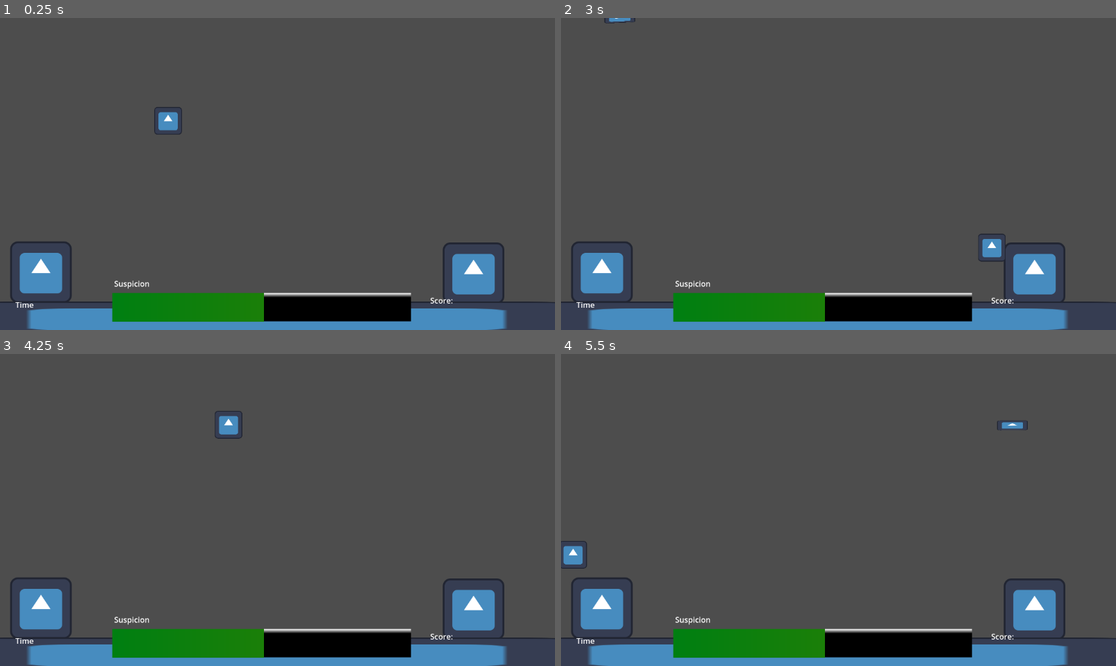
Above: before the commit, frames 1-4 (two rows, left to right).
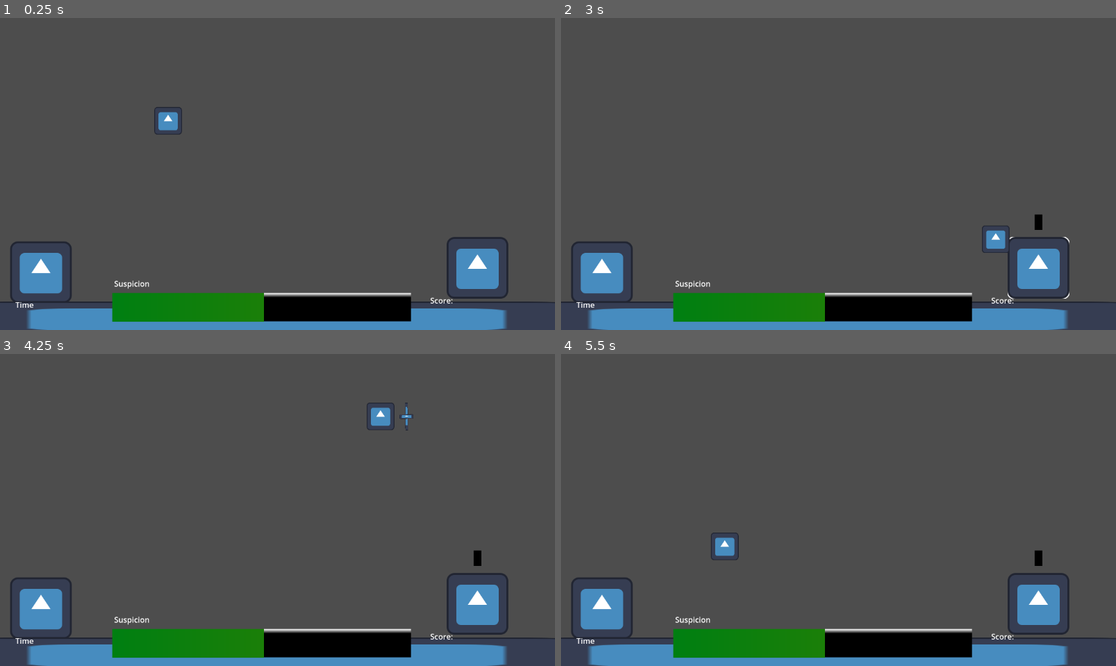
Above: after the commit, the same moments.

Repository: Jose-YP/Melon2023
Game: Godot game, scene res://Scenes/Main.tscn
Two runs of this game, one before a commit and one after it. Both use one fixed random seed, a clock stepped at 60 frames per second and the inputs below. The engine's default icon, where the game draws it, is replaced by a stand-in: a white triangle on a blue panel in a dark square.
Inputs (mouse positions are in pixels of both pictures, inside the frame that each line leads up to):
- Up to frame 1 (0.25 s): no input
- Up to frame 2 (3 s): tap Enter at 0.5 s; move the mouse to (960, 158) at 0.52 s; press the mouse at (960, 158) at 0.53 s; hold D (Right) 0.53-1.28 s; move the mouse to (727, 189) at 1.27 s; release the mouse at (727, 189) at 1.28 s; hold S (Down) 1.28-2.03 s; click (727, 189) at 1.35 s; move the mouse to (894, 105) at 2.02 s; press the mouse at (894, 105) at 2.03 s; hold D (Right) 2.03-2.78 s; move the mouse to (810, 236) at 2.77 s; release the mouse at (810, 236) at 2.78 s; hold W (Up) from 2.78 s (still down); click (810, 236) at 2.85 s
- Up to frame 3 (4.25 s): move the mouse to (444, 556) at 3.52 s; release W (Up) at 3.53 s; press the mouse at (444, 556) at 3.53 s; hold A (Left) from 3.53 s (still down)
- Up to frame 4 (5.5 s): move the mouse to (672, 463) at 4.27 s; release the mouse at (672, 463) at 4.28 s; click (672, 463) at 4.35 s; move the mouse to (866, 510) at 5.02 s; release A (Left) at 5.03 s; press the mouse at (866, 510) at 5.03 s; hold S (Down) from 5.03 s (still down)

The runs differ from the first frame. In frame 1, 1.0% of the frame differs, in the area x 79-92%, y 70-91%; in frame 2, 1.4%; in frame 3, 1.6%; in frame 4, 1.7%, in the area x 0-92%, y 21-91%.
Error before the commit: Invalid access to property or key 'sprite' on a base object of type 'Node'. (res://Code/Player.gd:127)

Commit message:
Melee functions
Now I need to start with the characters, lovers, UI and main game

Diff:
--- a/Code/Main.gd
+++ b/Code/Main.gd
@@ -43,9 +43,8 @@
 		player.position = target.whisperArea.global_position
 		target.gettingWhispered = true
 
-func _on_test_lover_convinced(_target):
+func _on_test_lover_convinced():
 	player.whispering = false
-
 
 func _on_hover_area_area_entered(_area):
 	player.currentLocation = player.location.HOVER
--- a/Code/Player.gd
+++ b/Code/Player.gd
@@ -112,6 +112,7 @@
 #----------------------------------------------
 func meleeMove():
 	if Input.is_action_just_pressed("Action"):
+		print("AA")
 		whisper.emit(meleeFocus)
 		whispering = true
 
@@ -123,12 +124,12 @@
 
 func _on_melee_range_area_entered(area): #Make sure sprite has enough empty space to have an outline
 	meleeRange = true
-	meleeFocus = area.get_parent()
+	meleeFocus = area.get_parent().get_parent()
 	meleeFocus.sprite.use_parent_material = false
 
 func _on_melee_range_area_exited(area):
 	meleeRange = false
-	meleeFocus = area.get_parent()
+	meleeFocus = area.get_parent().get_parent()
 	meleeFocus.sprite.use_parent_material = true
 
 func _on_invis_timer_timeout():
--- a/Code/arrow.gd
+++ b/Code/arrow.gd
@@ -20,16 +20,13 @@
 #HELPER FUNCTIONS
 #----------------------------------------------
 func stick():
-	print("Stick!")
 	stickPos = position
 	linear_velocity = Vector2.ZERO
-	freeze = true
-	lock_rotation = true
 	sticking = true
 
 #----------------------------------------------
 #SIGNALS
-#----------------------------------------------
+#----------------------------------------------w
 func _on_timer_timeout(): #Despawn
 	queue_free()
 
--- a/Code/lover.gd
+++ b/Code/lover.gd
@@ -1,13 +1,13 @@
 extends "res://Code/character.gd"
+
+@export var whisperMax: int = 8
 
 @onready var whisperArea: Marker2D = $MeleeNodes/MeleeArea
 @onready var whisperGauge: TextureProgressBar = $WhisperNodes/WhisperGauge
 @onready var whisperRateTime: Timer = $WhisperNodes/WhisperRate
 @onready var whisperCooldown: Timer = $WhisperNodes/WhisperCooldown
 
-@export var whisperMax: int = 8
-
-signal convinced(target)
+signal convinced()
 
 var canWhisper: bool = true
 var gettingWhispered: bool = false
@@ -34,7 +34,7 @@
 			whisperRateTime.start()
 
 	if whisperGauge.value == whisperMax:
-		convinced.emit(self)
+		convinced.emit()
 		whisperGauge.hide()
 		canWhisper = false
 		gettingWhispered = false
--- a/Scenes/Main.tscn
+++ b/Scenes/Main.tscn
@@ -19,9 +19,8 @@
 
 [node name="Lovers" type="Node2D" parent="."]
 
-[node name="TestLover" parent="Lovers" instance=ExtResource("3_sb2b3")]
-position = Vector2(984, 529)
-collision_layer = 1
+[node name="StaticBody2D" parent="Lovers" instance=ExtResource("3_sb2b3")]
+position = Vector2(992, 518)
 
 [node name="Characters" type="Node2D" parent="."]
 position = Vector2(348, 214)
@@ -46,6 +45,8 @@
 
 [node name="Boundaries" type="Node2D" parent="."]
 position = Vector2(348, 214)
+metadata/_edit_group_ = true
+metadata/_edit_lock_ = true
 
 [node name="BackgroundObject" parent="Boundaries" instance=ExtResource("5_ck750")]
 position = Vector2(206, 411)
@@ -62,6 +63,8 @@
 scale = Vector2(1, 1.5)
 
 [node name="Locations" type="Node2D" parent="."]
+metadata/_edit_group_ = true
+metadata/_edit_lock_ = true
 
 [node name="HoverArea" type="Area2D" parent="Locations"]
 collision_layer = 2
@@ -85,3 +88,5 @@
 [connection signal="whisper" from="Player" to="." method="_on_player_whisper"]
 [connection signal="area_entered" from="Locations/HoverArea" to="." method="_on_hover_area_area_entered"]
 [connection signal="area_entered" from="Locations/HighArea" to="." method="_on_high_area_area_entered"]
+
+[editable path="Lovers/StaticBody2D"]
--- a/Scenes/lover.tscn
+++ b/Scenes/lover.tscn
@@ -34,17 +34,18 @@
 fill_to = Vector2(0.5, 0)
 metadata/_snap_enabled = true
 
-[node name="StaticBody2D" groups=["Lover"] instance=ExtResource("1_3vq3f")]
+[node name="Lover" groups=["Lover"] instance=ExtResource("1_3vq3f")]
 collision_layer = 13
 collision_mask = 9
 script = ExtResource("2_noq38")
 whisperMax = 8
+metadata/_edit_group_ = true
 
 [node name="Icon" parent="." index="1"]
 material = SubResource("ShaderMaterial_ya48p")
 use_parent_material = true
 
-[node name="MeleeNodes" type="Node" parent="." index="4"]
+[node name="MeleeNodes" type="Node2D" parent="." index="4"]
 
 [node name="MeleeHitbox" type="Area2D" parent="MeleeNodes" index="0"]
 collision_layer = 8
@@ -57,7 +58,7 @@
 [node name="MeleeArea" type="Marker2D" parent="MeleeNodes" index="1"]
 position = Vector2(-78, -28)
 
-[node name="WhisperNodes" type="Node" parent="." index="5"]
+[node name="WhisperNodes" type="Node2D" parent="." index="5"]
 
 [node name="WhisperGauge" type="TextureProgressBar" parent="WhisperNodes" index="0"]
 visible = false
@@ -66,7 +67,6 @@
 offset_right = 7.0
 offset_bottom = -78.0
 max_value = 8.0
-value = 8.0
 fill_mode = 3
 texture_under = SubResource("GradientTexture2D_goeu0")
 texture_progress = SubResource("GradientTexture2D_bvog6")
